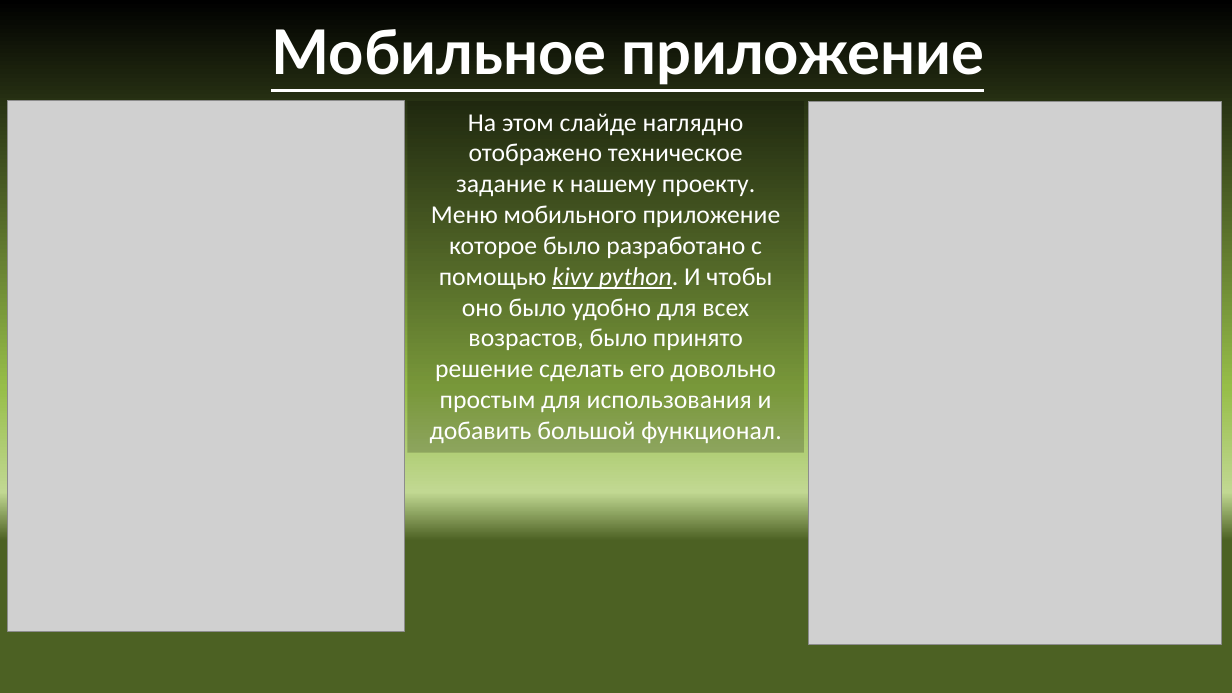
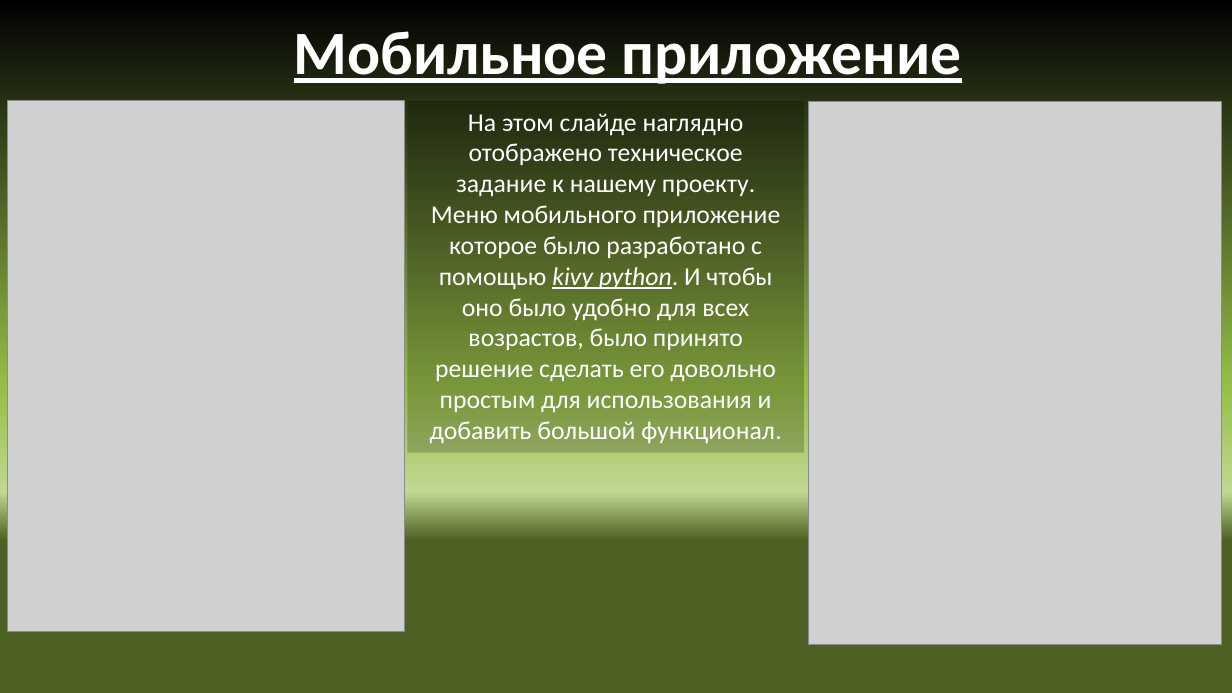
Before and after one commit to voronov-nikita/teplica-predprof, a slide deck: slide 4 of общая информация/Автоматизированная система удаленного управления теплицей.pptx. Drawn at 1232x693 pixels with LibreOffice and Linux fonts; fonts in the diff are those of the drawing; grey boxes stand for pictures; background and template pictures are left out. Boxes give left, top, right and bottom in pixels: in the first picture for what was removed or moved away, otherwise in the second. Text is boxed around its words. In the diff, an @@ line names an element or a change of style, - is before the commit and + after.

```diff
--- a/общая информация/Автоматизированная система удаленного управления теплицей.pptx
+++ b/общая информация/Автоматизированная система удаленного управления теплицей.pptx
@@ title "Мобильное приложение" at bbox=[294, 31, 962, 84]: font Lato to Calibri @@
```
Also in this commit, not shown: 6 other slides changed.
